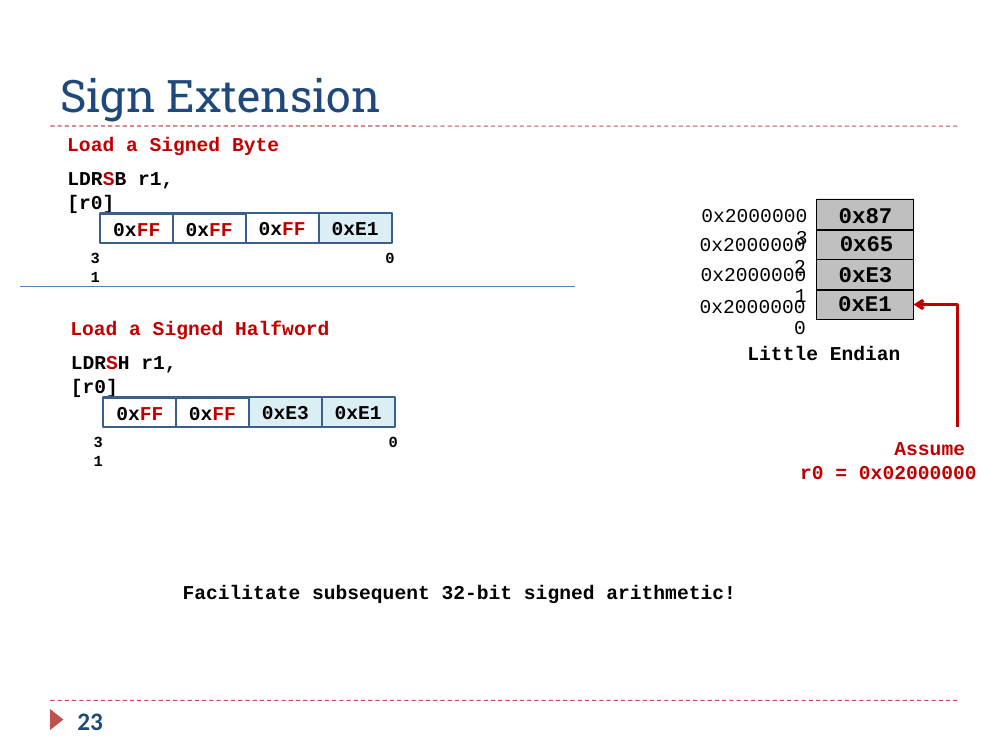
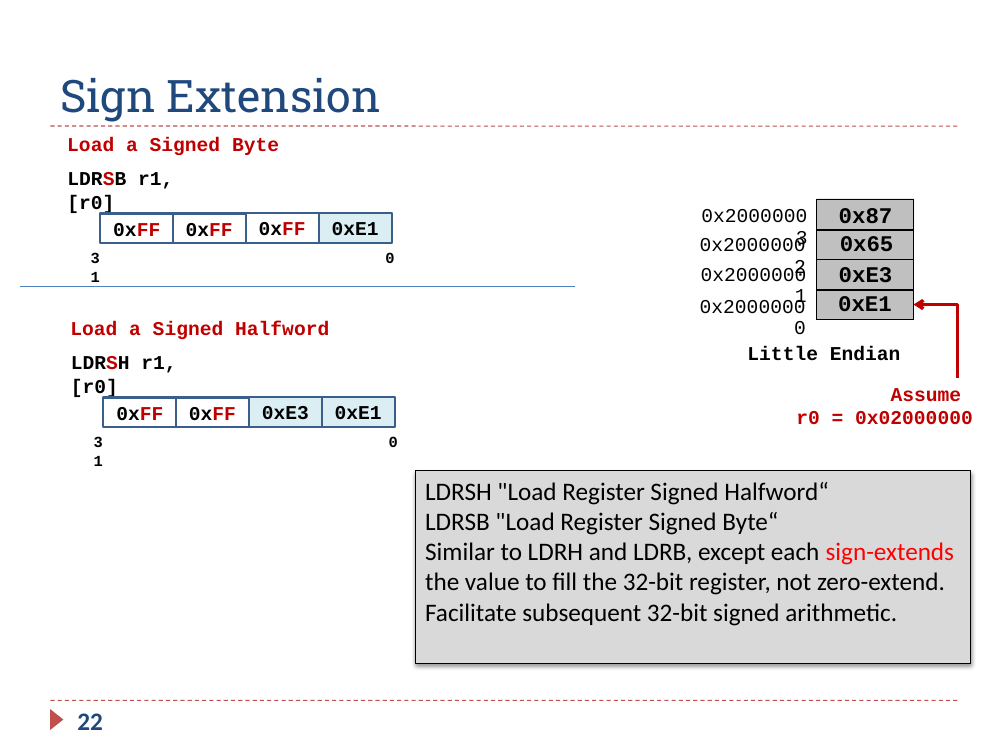
Before and after one commit to guhofstra/CSC111Fa25, a slide deck: slide 22 of PPTs/Ch5 ARM Load Store.pptx (slide 23 before the commit). Drawn at 1008x756 pixels with LibreOffice and Linux fonts; fonts in the diff are those of the drawing. Boxes give left, top, right and bottom in pixels: in the first picture for what was removed or moved away, otherwise in the second. Text is boxed around its words. In the diff, an @@ line names an element or a change of style, - is before the commit and + after.

```diff
--- a/PPTs/Ch5 ARM Load Store.pptx
+++ b/PPTs/Ch5 ARM Load Store.pptx
@@ elbow arrow moved from (958, 427) - (913, 304) to (958, 378) - (913, 304) @@
@@ text "Assume": place and size @@
-text "Assume" at [800, 442, 977, 480]
+text "Assume" at [796, 388, 973, 425]
@@ rectangle added at [415, 470, 971, 663], fill #D9D9D9, outline #000000 0.75 pt, 18 pt, text #000000 @@
+LDRSH "Load Register Signed Halfword“
+LDRSB "Load Register Signed Byte“
+Similar to LDRH and LDRB, except each sign-extends the value to fill the 32-bit register, not zero-extend. Facilitate subsequent 32-bit signed arithmetic.
@@ text removed at [183, 585, 735, 603] @@
-Facilitate subsequent 32-bit signed arithmetic!
@@ page number at [77, 713, 103, 730]: text changed @@
-23
+22
```
Also in this commit, not shown: 17 other slides changed, 5 slides removed, 12 other files.
